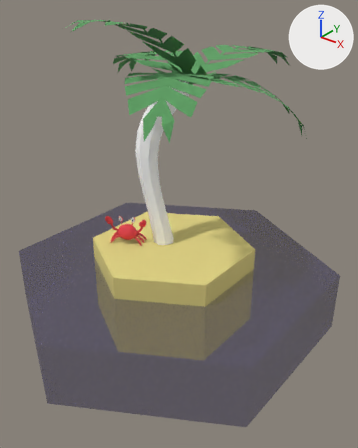
What one commit did to the glTF model assets/models/glTF/HexCell_Beach_Connect_6.glb.
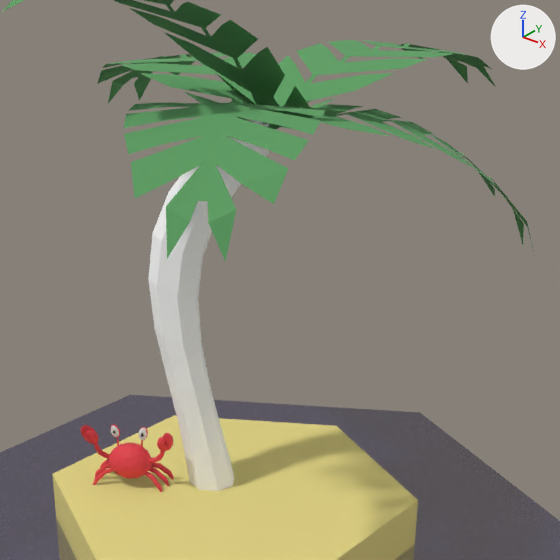
Each version is shown whole from a camera (50 mm lens) standing at (1.69, -2.04, 1.66) and looking at (0.09, -0.05, 0.43), then close up on the part from 19% to 89% of the width and 6% to 62% of the height. Every picture has the same lights, and +X, +Y and +Z are marked at upper right.

The older version as bpy lines, for what is in view:
```python
mat_palmtrunk = principled_material('palmtrunk')
mat_palmtrunk.base_color = (1.0, 1.0, 1.0)  # white #ffffff
mat_palmtrunk.roughness = 1.0
me_circle_031 = bpy.data.meshes.new('Circle.031')
me_circle_031.from_pydata(...)  # 1863 vertices, 2261 faces; spans x -0.87..0.87, y -1.0..1.0, z -0.25..1.51
# faces by material slot: [20, 16, 1588, 77, 22, 208, 330]
me_circle_031.materials.append(mat_water)  # dark blue #2d285f
me_circle_031.materials.append(mat_sand)  # yellow #e7d886
me_circle_031.materials.append(mat_crab)  # red #e73d48
me_circle_031.materials.append(mat_eye)  # white #e7e7e7
me_circle_031.materials.append(mat_material_008)  # black #1f1f1f
me_circle_031.materials.append(mat_palmtrunk)  # white #ffffff
me_circle_031.materials.append(mat_leaves)  # green #5c9e62
ob_hexcell_beach_connect_6 = bpy.data.objects.new('HexCell_Beach_Connect_6', me_circle_031)
ob_hexcell_beach_connect_6.location = (0.0, 0.0, 0.0)
```
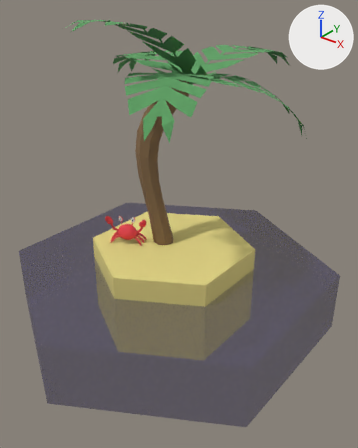
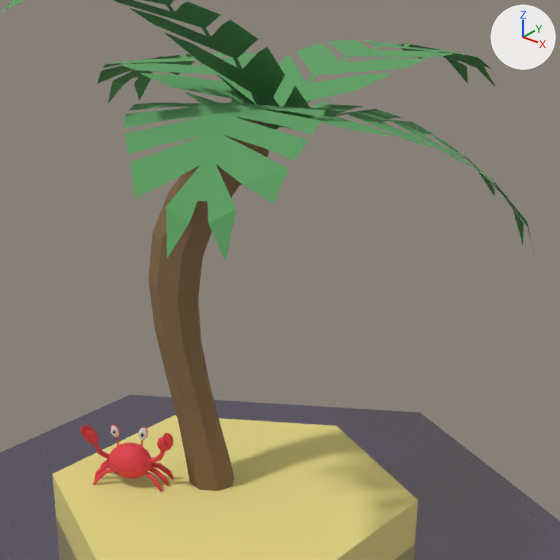
What differs and where, as boxes (x1, y1, x2, y2) in the close-ups (560 x 560 px):
'HexCell_Beach_Connect_6', recoloured (white to brown): (115, 117, 273, 495) in both

The change, as a diff of the scene's bpy script:
```diff
--- a/assets/models/glTF/HexCell_Beach_Connect_6.glb.py
+++ b/assets/models/glTF/HexCell_Beach_Connect_6.glb.py
@@ mat_palmtrunk @@
 mat_palmtrunk = principled_material('palmtrunk')
-mat_palmtrunk.base_color = (1.0, 1.0, 1.0)  # white #ffffff
+mat_palmtrunk.base_color = (0.223, 0.136, 0.0648)  # brown #826748
 mat_palmtrunk.roughness = 1.0
```
